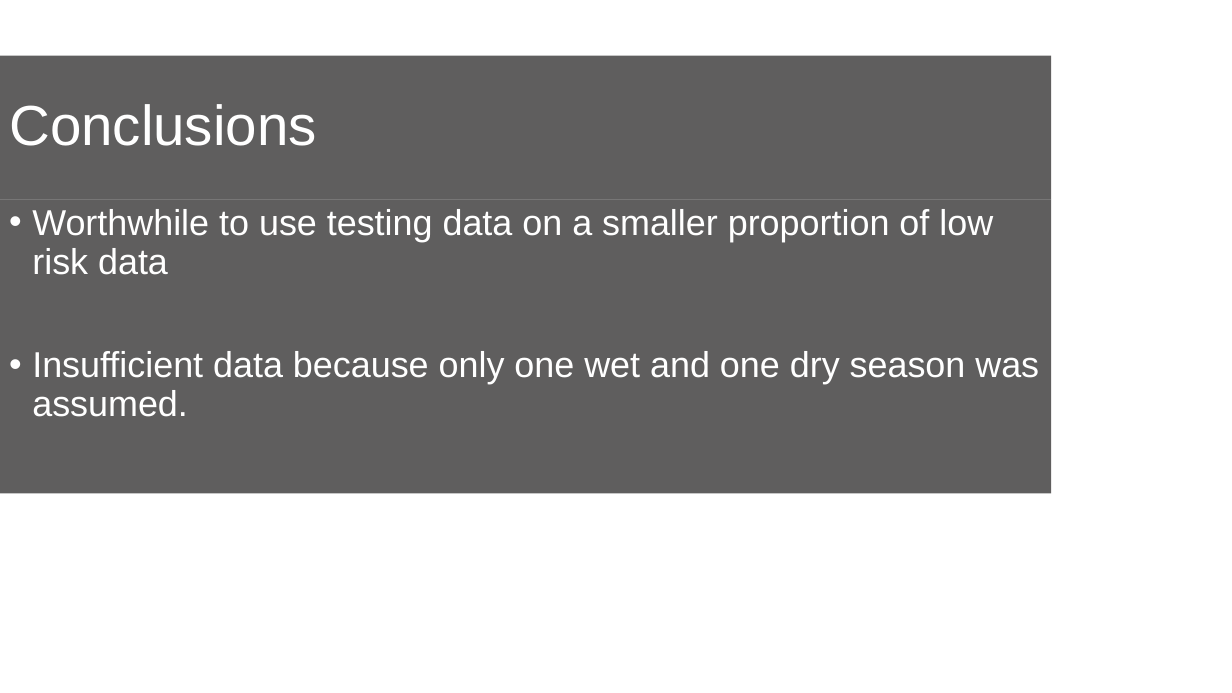
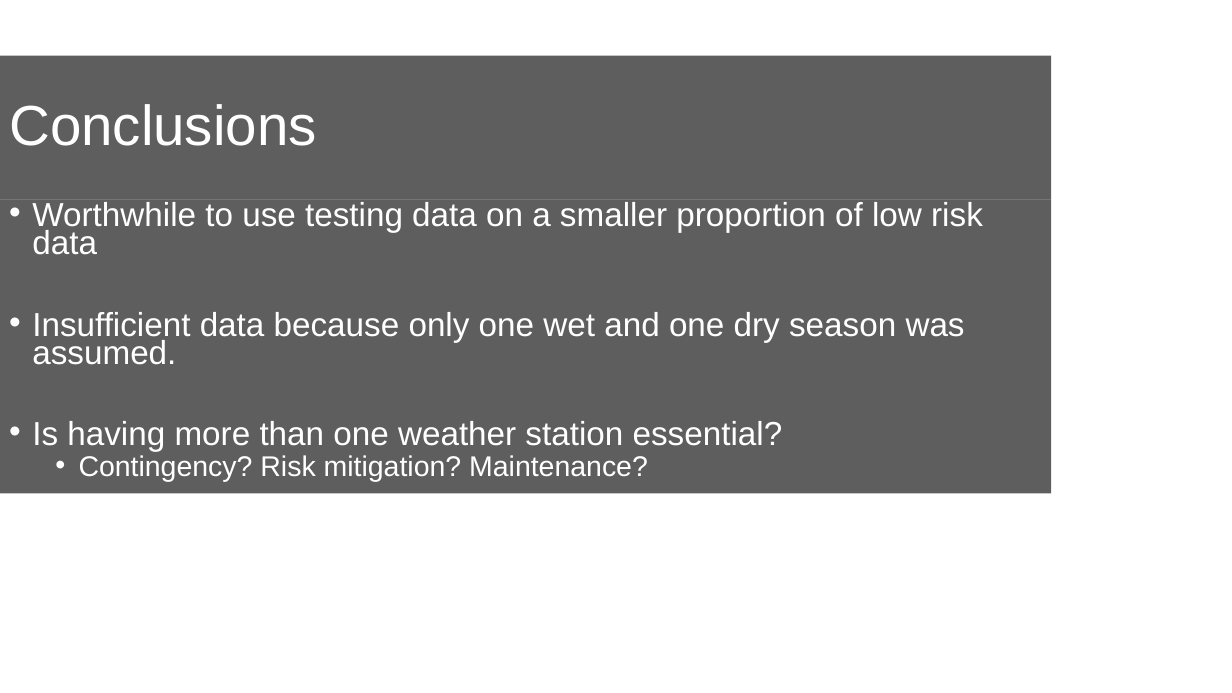
Before and after one commit to EpicTomatoSauce/uwa_final_project, a slide deck: slide 7 of UWA Final Project.pptx. Drawn at 1232x693 pixels with LibreOffice and Linux fonts; fonts in the diff are those of the drawing; background and template pictures are left out. Boxes give left, top, right and bottom in pixels: in the first picture for what was removed or moved away, otherwise in the second. Text is boxed around its words. In the diff, an @@ line names an element or a change of style, - is before the commit and + after.

```diff
--- a/UWA Final Project.pptx
+++ b/UWA Final Project.pptx
@@ text at [32,202,983,365]: size 28 to 25.9 pt in "Worthwhile to use testing data on a ...", "Insufficient data because only one wet and ..."; line spacing 0.9 to 0.7 @@
@@ text at [32,421,783,482]: paragraphs added @@
+• Is having more than one weather station essential?
+  • Contingency? Risk mitigation? Maintenance?
```
Also in this commit, not shown: 5 other slides changed, 1 other file.
